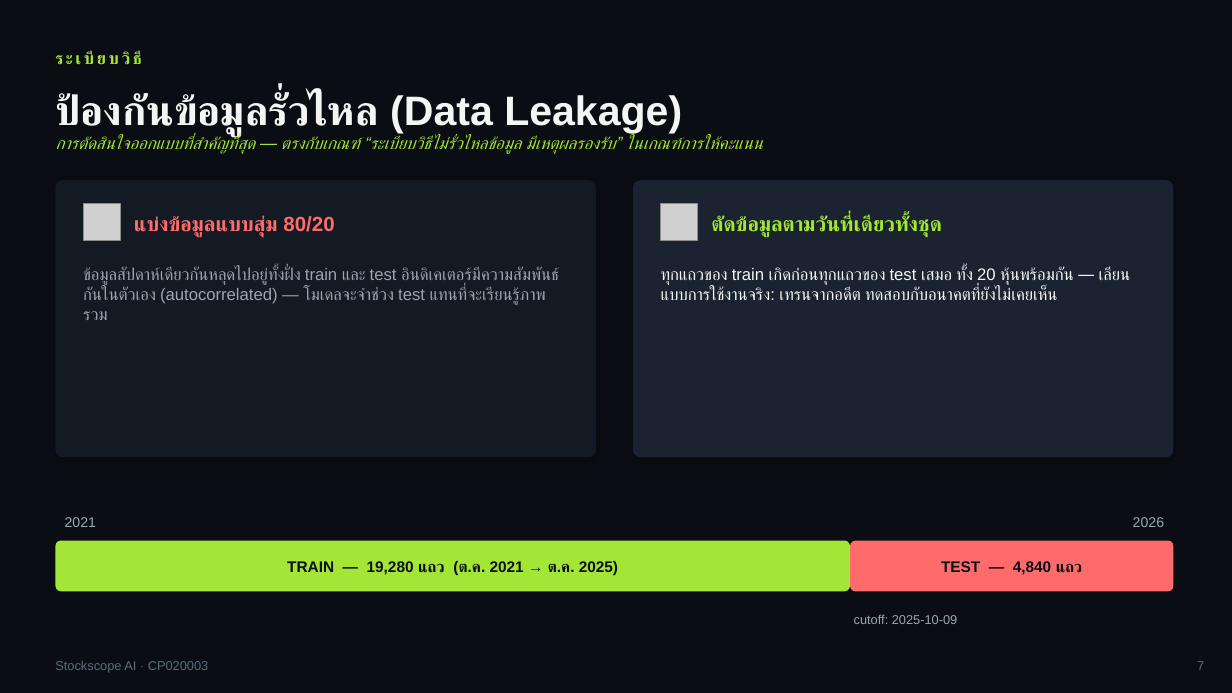
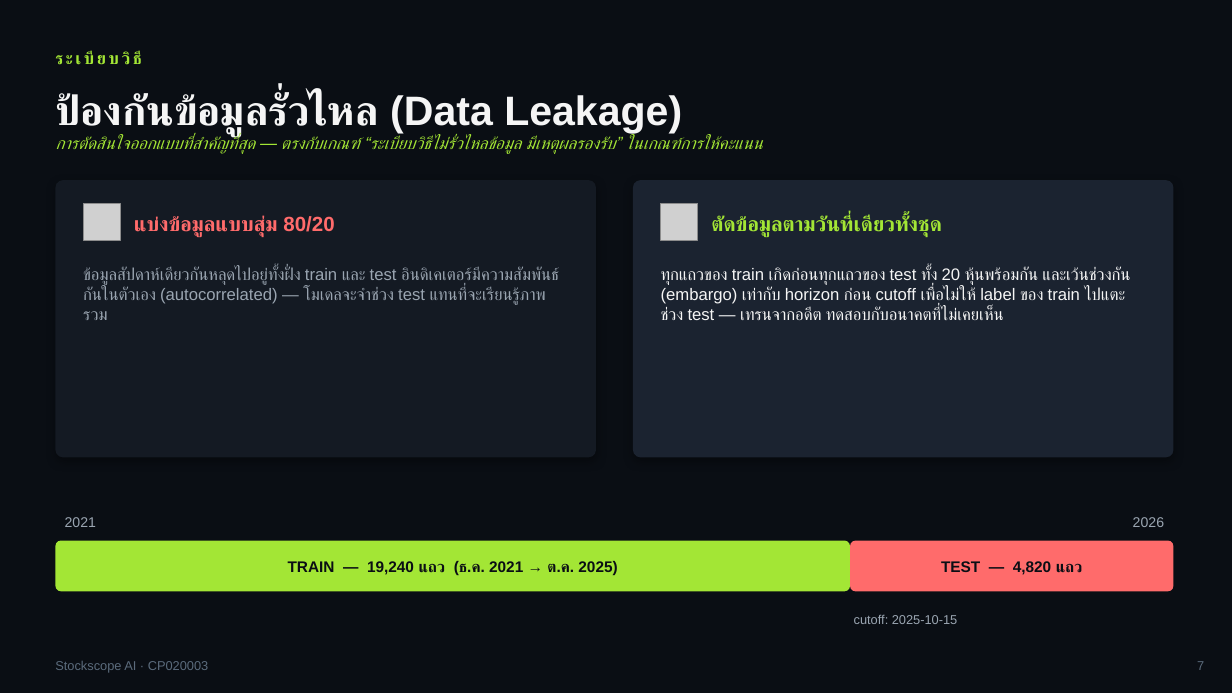
Before and after one commit to txphichatwanich19-rgb/stockscope, a slide deck: slide 7 of ml/stock_direction_presentation.pptx. Drawn at 1232x693 pixels with LibreOffice and Linux fonts; fonts in the diff are those of the drawing; grey boxes stand for pictures. Boxes give left, top, right and bottom in pixels: in the first picture for what was removed or moved away, otherwise in the second. Text is boxed around its words. In the diff, an @@ line names an element or a change of style, - is before the commit and + after.

```diff
--- a/ml/stock_direction_presentation.pptx
+++ b/ml/stock_direction_presentation.pptx
@@ text at <box>661,267,1130,320</box>: text changed @@
-ทุกแถวของ train เกิดก่อนทุกแถวของ test เสมอ ทั้ง 20 หุ้นพร้อมกัน — เลียนแบบการใช้งานจริง: เทรนจากอดีต ทดสอบกับอนาคตที่ยังไม่เคยเห็น
+ทุกแถวของ train เกิดก่อนทุกแถวของ test ทั้ง 20 หุ้นพร้อมกัน และเว้นช่วงกัน (embargo) เท่ากับ horizon ก่อน cutoff เพื่อไม่ให้ label ของ train ไปแตะช่วง test — เทรนจากอดีต ทดสอบกับอนาคตที่ไม่เคยเห็น
@@ text at <box>288,561,617,575</box>: text changed @@
-TRAIN — 19,280 แถว (ต.ค. 2021 → ต.ค. 2025)
+TRAIN — 19,240 แถว (ธ.ค. 2021 → ต.ค. 2025)
@@ text at <box>941,561,1083,575</box>: text changed @@
-TEST — 4,840 แถว
+TEST — 4,820 แถว
@@ text at <box>854,614,957,624</box>: text changed @@
-cutoff: 2025-10-09
+cutoff: 2025-10-15
```
Also in this commit, not shown: 8 other slides changed, 4 other files.
